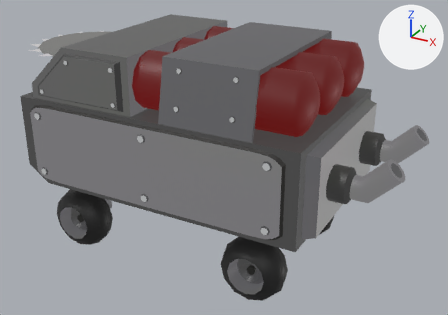
What one commit did to the FBX model TCC_ProjectArena/Assets/Gabriel/Inimigos/InimigosMesh/RoboRato.fbx.
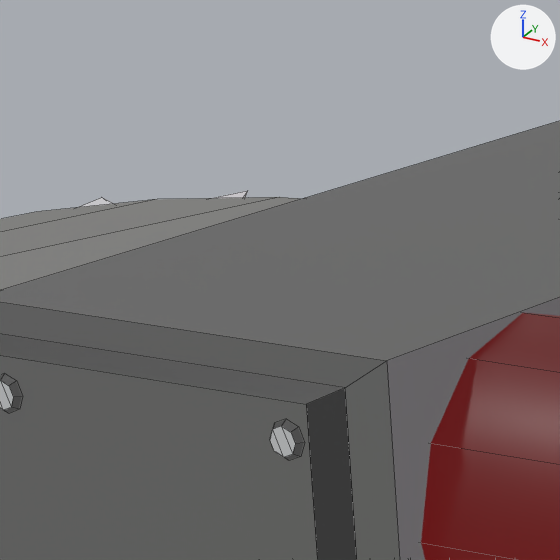
There are two pictures of each version: one whole from a camera (50 mm lens) standing at (0.37, -0.611, 0.426) and looking at (0.032, 0.004, 0.118), one close up on the part from 15% to 34% of the width and 0% to 28% of the height. Lighting does not change. The marker at upper right points along +X, +Y and +Z. The close-ups show mesh edges as thin lines.

In view in the first close-up: 'RoboRato'.
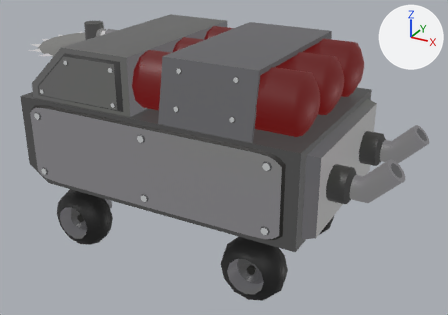
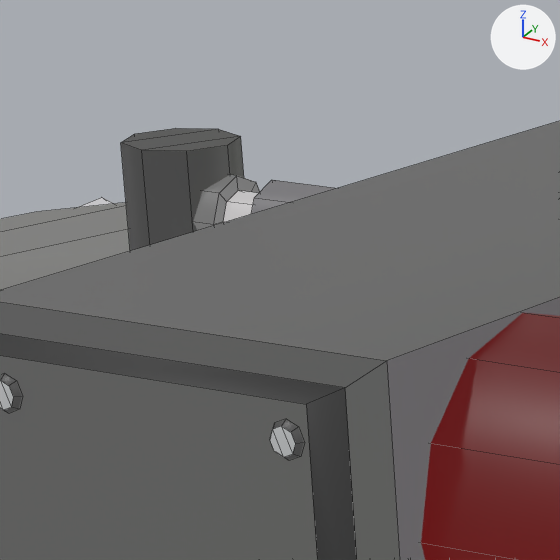
Commit message: RoboRato corrigido

What differs and where, as boxes [x1, y1, x2, y2] in the close-ups (560 x 560 px):
part 1 of me_roborato, added: after [193, 175, 336, 230]
part 2 of me_roborato, added: after [121, 128, 244, 251]

Diff of the bpy script that builds the scene:
```diff
--- a/TCC_ProjectArena/Assets/Gabriel/Inimigos/InimigosMesh/RoboRato.fbx.py
+++ b/TCC_ProjectArena/Assets/Gabriel/Inimigos/InimigosMesh/RoboRato.fbx.py
@@ me_roborato @@
 # used by ob_roborato; location = (0.0, 0.0, 0.0)
-me_roborato.from_pydata(...)  # 1739 vertices, 1541 faces; spans x -0.237..0.263, y -0.118..0.118, z -0.007..0.266
+me_roborato.from_pydata(...)  # 1803 vertices, 1592 faces; spans x -0.237..0.263, y -0.118..0.118, z -0.007..0.267
+# me_roborato part 1: a new loose piece of 48 vertices spanning x -0.154..-0.11, y -0.008..0.008, z 0.245..0.261, in mat_roboratomaterial
+# me_roborato part 2: a new loose piece of 16 vertices spanning x -0.165..-0.141, y -0.012..0.012, z 0.239..0.267, in mat_roboratomaterial
 me_roborato.materials.append(mat_roboratomaterial)
```
